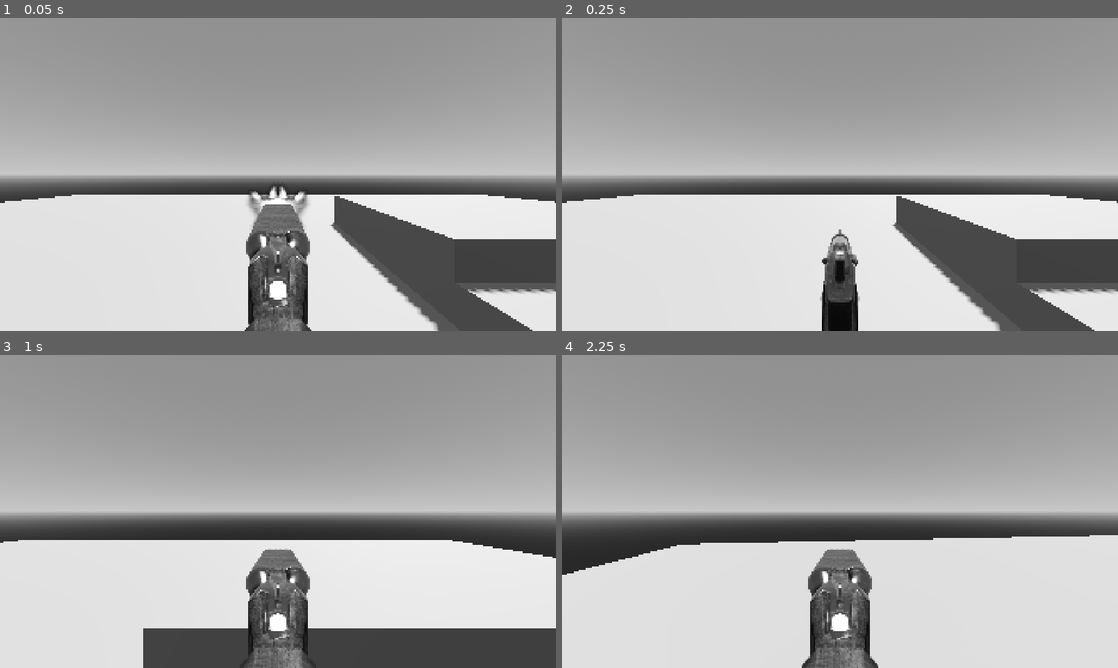
Above: before the commit, frames 1-4 (two rows, left to right).
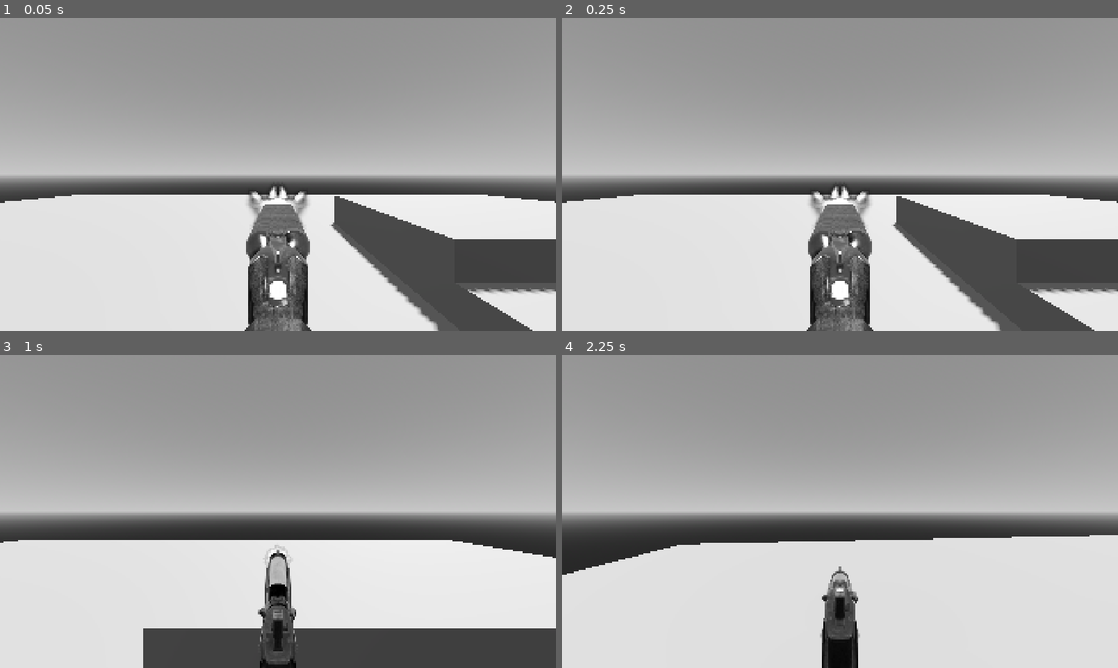
Above: after the commit, the same moments.

Repository: spheroidon/achromatic
Game: Godot game, scene res://scenes/dev_level.tscn
Two runs of this game, one before a commit and one after it. Both use one fixed random seed, a clock stepped at 60 frames per second and the inputs below.
Inputs (mouse positions are in pixels of both pictures, inside the frame that each line leads up to):
- Up to frame 1 (0.05 s): no input
- Up to frame 2 (0.25 s): no input
- Up to frame 3 (1 s): tap Enter at 0.5 s; move the mouse to (400, 495) at 0.52 s; hold D (move_right) from 0.53 s (still down); tap 1 (gun_0) at 0.6 s; click (400, 495) at 0.67 s; tap 2 (gun_1) at 0.8 s
- Up to frame 4 (2.25 s): move the mouse to (812, 511) at 1.27 s; release D (move_right) at 1.28 s; hold W (move_forwards) from 1.28 s (still down); tap 2 (gun_1) at 1.35 s; tap Mouse wheel up (next_gun) at 1.55, 2.1 s; move the mouse to (851, 505) at 2.02 s

Frame 1 is identical in both runs. In frame 2, 4.0% of the frame differs, in the area x 44-56%, y 53-100%; in frame 3, 3.1%; in frame 4, 3.5%.

Commit message:
Prevent gun switching during cooldown

Diff:
--- a/objects/character.gd
+++ b/objects/character.gd
@@ -16,6 +16,7 @@
 		"cooldown": 1.4
 	}
 ]
+var target_gun_index = 0
 var gun_index = 0
 var current_shoot_cooldown: float = 0.0
 
@@ -27,6 +28,36 @@
 
 func _ready():
 	switch_gun()
+
+func _process(delta: float):
+	# Cooldowns
+	if current_shoot_cooldown > 0:
+		current_shoot_cooldown -= delta
+
+	# Animations
+	if not gun_image.is_playing() and gun_image.current_animation == "shoot":
+		gun_image.play("default")
+
+	# Gun Switching
+	if Input.is_action_just_pressed("next_gun"):
+		target_gun_index = gun_index + 1
+		if target_gun_index >= GUNS.size():
+			target_gun_index = 0
+	if Input.is_action_just_pressed("previous_gun"):
+		target_gun_index = gun_index - 1
+		if target_gun_index < 0:
+			target_gun_index = GUNS.size()-1
+	if Input.is_action_just_pressed("gun_0"):
+		target_gun_index = 0
+	if Input.is_action_just_pressed("gun_1"):
+		target_gun_index = 1
+	if current_shoot_cooldown <= 0:
+		switch_gun()
+
+	# Shooting
+	if Input.is_action_pressed("shoot") and current_shoot_cooldown <= 0:
+		current_shoot_cooldown = GUNS[gun_index]["cooldown"]
+		gun_image.play("shoot")
 
 func _unhandled_input(event: InputEvent) -> void:
 	if event is InputEventMouseButton:
@@ -40,14 +71,6 @@
 			#camera.rotate_x(-event.relative.y * 0.008)
 
 func _physics_process(delta: float) -> void:
-	# Cooldowns
-	if current_shoot_cooldown > 0:
-		current_shoot_cooldown -= delta
-
-	# Animations
-	if not gun_image.is_playing() and gun_image.current_animation == "shoot":
-		gun_image.play("default")
-
 	# Movement
 	if not is_on_floor():
 		velocity += get_gravity() * delta
@@ -76,30 +99,8 @@
 		var offset = input_dir.normalized() * 0.6
 		stair_handler.position = Vector3(offset.x,-0.5,offset.y)
 
-	# Gun Switching
-	if Input.is_action_just_pressed("next_gun"):
-		gun_index += 1
-		if gun_index >= GUNS.size():
-			gun_index = 0
-		switch_gun()
-	if Input.is_action_just_pressed("previous_gun"):
-		gun_index -= 1
-		if gun_index < 0:
-			gun_index = GUNS.size()-1
-		switch_gun()
-	if Input.is_action_just_pressed("gun_0"):
-		gun_index = 0
-		switch_gun()
-	if Input.is_action_just_pressed("gun_1"):
-		gun_index = 1
-		switch_gun()
-
-	# Shooting
-	if Input.is_action_pressed("shoot") and current_shoot_cooldown <= 0:
-		current_shoot_cooldown = GUNS[gun_index]["cooldown"]
-		gun_image.play("shoot")
-
 func switch_gun():
+	gun_index = target_gun_index
 	gun_image.sprites = GUNS[gun_index]["sprites"]
 	gun_image.stop()
 	gun_image.play("default")
